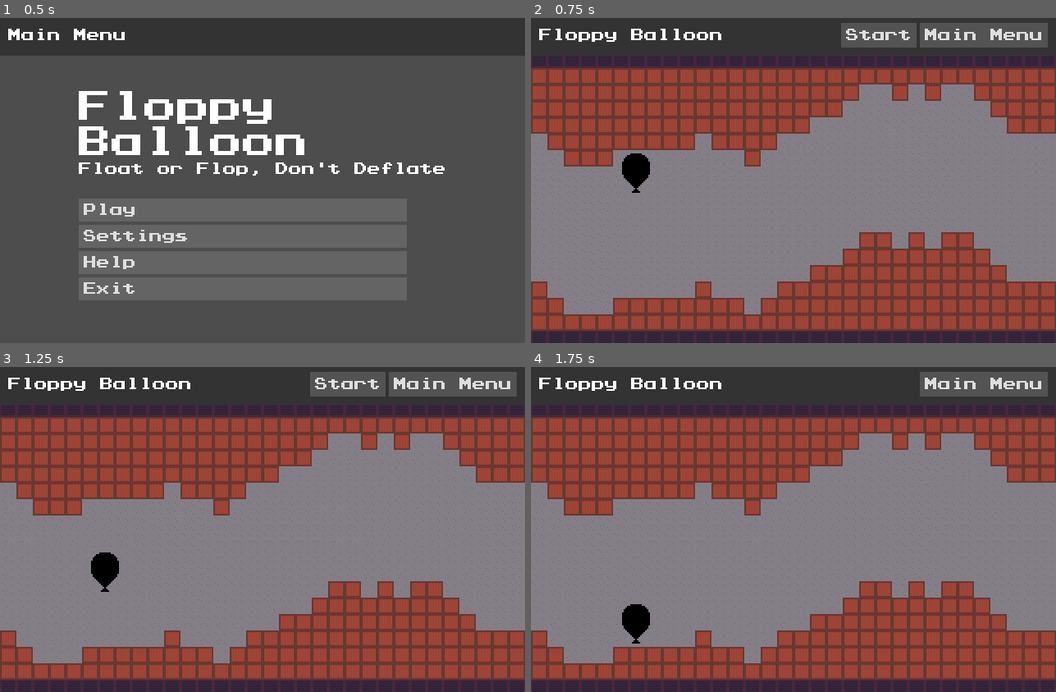
Above: before the commit, frames 1-4 (two rows, left to right).
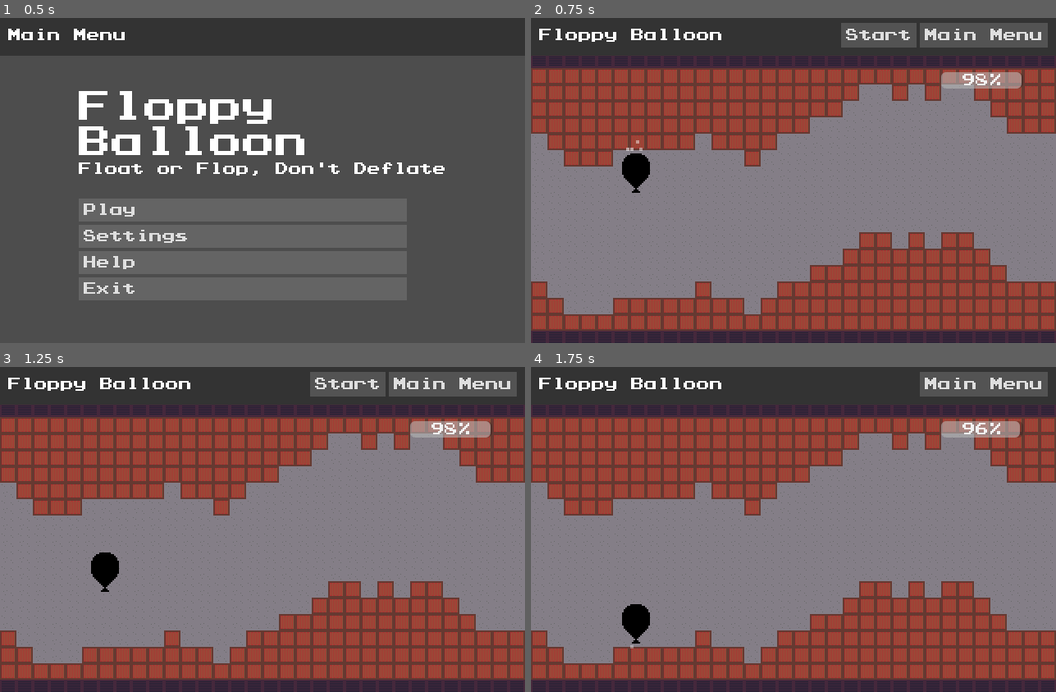
Above: after the commit, the same moments.

Repository: omniuni/Godot_Scroller_Floppy_Balloon
Game: Godot game, scene res://Scenes/screen_menu.tscn
The game is run twice, just before and just after one commit, with the same random seed, the same clock (stepped at 60 frames per second) and the same inputs.
Inputs:
- Up to frame 1 (0.5 s): no input
- Up to frame 2 (0.75 s): click "Play" at 0.5 s
- Up to frame 3 (1.25 s): no input
- Up to frame 4 (1.75 s): click "Start" at 1.25 s

Frame 1 is identical in both runs. In frame 2, 0.8% of the frame differs, in the area x 18-94%, y 16-41%; in frame 3, 0.8%; in frame 4, 0.8%.

Commit message:
Add deflating

Diff:
--- /dev/null
+++ b/Scenes/item_air_escape.tscn
@@ -0,0 +1,29 @@
+[gd_scene load_steps=5 format=3 uid="uid://dx0odw0ldwur6"]
+
+[ext_resource type="Script" uid="uid://ds7r44hmypi86" path="res://Scripts/item_air_escape.gd" id="1_4eekk"]
+
+[sub_resource type="Gradient" id="Gradient_v0q0b"]
+colors = PackedColorArray(1, 1, 1, 1, 1, 1, 1, 1)
+
+[sub_resource type="GradientTexture2D" id="GradientTexture2D_4eekk"]
+gradient = SubResource("Gradient_v0q0b")
+width = 4
+height = 4
+
+[sub_resource type="Gradient" id="Gradient_fhsdc"]
+colors = PackedColorArray(1, 1, 1, 0.815686, 1, 1, 1, 0)
+
+[node name="ItemAirEscape" type="Node2D"]
+script = ExtResource("1_4eekk")
+
+[node name="CPUParticles2D" type="CPUParticles2D" parent="."]
+texture = SubResource("GradientTexture2D_4eekk")
+lifetime = 0.3
+explosiveness = 0.2
+randomness = 0.2
+fixed_fps = 30
+spread = 180.0
+gravity = Vector2(0, 0)
+initial_velocity_min = 10.0
+initial_velocity_max = 100.0
+color_ramp = SubResource("Gradient_fhsdc")
--- a/Scenes/item_balloon.tscn
+++ b/Scenes/item_balloon.tscn
@@ -1,7 +1,8 @@
-[gd_scene load_steps=5 format=3 uid="uid://plijsrh17yxp"]
+[gd_scene load_steps=6 format=3 uid="uid://plijsrh17yxp"]
 
 [ext_resource type="Script" uid="uid://egxp5yvkmnys" path="res://Scripts/item_balloon.gd" id="1_a16fh"]
 [ext_resource type="Texture2D" uid="uid://iro6jsqwmtr2" path="res://Gfx/balloon.png" id="1_igkki"]
+[ext_resource type="Script" uid="uid://cdsj8mmdsu0jt" path="res://Scripts/Components/RigidBody2DX.gd" id="2_a16fh"]
 
 [sub_resource type="PhysicsMaterial" id="PhysicsMaterial_hcw2g"]
 friction = 0.6
@@ -20,7 +21,10 @@
 gravity_scale = 0.3
 center_of_mass_mode = 1
 center_of_mass = Vector2(0, 20)
-max_contacts_reported = 1
+contact_monitor = true
+max_contacts_reported = 3
+script = ExtResource("2_a16fh")
+metadata/_custom_type_script = "uid://cdsj8mmdsu0jt"
 
 [node name="Camera2D" type="Camera2D" parent="RigidBodyBalloon"]
 limit_left = 0
@@ -45,4 +49,6 @@
 wait_time = 0.05
 autostart = true
 
+[connection signal="body_entered" from="RigidBodyBalloon" to="." method="_on_rigid_body_balloon_body_entered"]
+[connection signal="body_exited" from="RigidBodyBalloon" to="." method="_on_rigid_body_balloon_body_exited"]
 [connection signal="timeout" from="Debouncer" to="." method="_on_debouncer_timeout"]
--- a/Scenes/screen_main.tscn
+++ b/Scenes/screen_main.tscn
@@ -158,6 +158,13 @@
 offset_right = 640.0
 offset_bottom = 400.0
 
+[node name="ProgressBar" type="ProgressBar" parent="."]
+layout_mode = 0
+offset_left = 500.0
+offset_top = 70.0
+offset_right = 600.0
+offset_bottom = 90.0
+
 [connection signal="body_entered" from="RigidBodyCeiling" to="." method="_on_rigid_body_ceiling_body_entered"]
 [connection signal="body_entered" from="RigidBodyFloor" to="." method="_on_rigid_body_floor_body_entered"]
 [connection signal="On_Secondary_Action" from="BarTop" to="." method="_on_bar_top_on_secondary_action"]
@@ -165,3 +172,6 @@
 [connection signal="body_entered" from="RigidBodyGoalRight" to="." method="_on_rigid_body_goal_right_body_entered"]
 [connection signal="pressed" from="WinPanel/CenterContainer/PanelContainer/MarginContainer/VBoxContainer/ButtonDone" to="." method="_on_button_done_pressed"]
 [connection signal="timeout" from="Timer" to="." method="_on_timer_timeout"]
+[connection signal="balloon_life" from="SubGame/SubViewport/ItemBalloon" to="." method="_on_item_balloon_balloon_life"]
+
+[editable path="SubGame"]
--- /dev/null
+++ b/Scripts/Components/RigidBody2DX.gd
@@ -0,0 +1,11 @@
+class_name RigidBody2DX
+extends RigidBody2D
+
+var _last_known_state: PhysicsDirectBodyState2D
+
+func get_last_known_physics_state() -> PhysicsDirectBodyState2D:
+	return _last_known_state
+
+func _integrate_forces(state: PhysicsDirectBodyState2D) -> void:
+	_last_known_state = state
+	pass
--- /dev/null
+++ b/Scripts/item_air_escape.gd
@@ -0,0 +1,4 @@
+class_name ItemAirEscape
+extends Node2D
+
+@onready var emitter: CPUParticles2D = $CPUParticles2D
--- a/Scripts/item_balloon.gd
+++ b/Scripts/item_balloon.gd
@@ -17,19 +17,29 @@
 @export
 var Max_Velocity_Horizontal: int = 260
 
+@export
+var Max_Life: float = 300
+@export
+var Current_Life: float = 300
+
+signal balloon_life(life: float)
+
 var generator = RandomNumberGenerator.new()
 
 var bump_debounce: int = 0
 var bop_debounce: int = 0
 
 @onready
-var body: RigidBody2D = $RigidBodyBalloon
+var balloon_container: Node2D = $"."
+@onready
+var balloon_body: RigidBody2D = $RigidBodyBalloon
 @onready
 var balloon: Sprite2D = $RigidBodyBalloon/Balloon
 
 func _ready() -> void:
 	balloon.self_modulate = GameSettings.Color_P1
 	generator.seed = GameSettings.Seed
+	balloon_life.emit(snapped(Current_Life/Max_Life, 0.01)*100)
 	pass
 
 func _input(event: InputEvent) -> void:
@@ -41,25 +51,24 @@
 	pass
 
 func do_bump(event: InputEvent):
-	var horizontal_velocity = body.linear_velocity.x
+	var horizontal_velocity = balloon_body.linear_velocity.x
 	var difference = Max_Velocity_Horizontal-horizontal_velocity
 	var scale_down = difference/Max_Velocity_Horizontal
 	if scale_down > 1:
 		scale_down = 1
 	if not event.is_echo() and not event.is_released():
 		print("Big Bump!")
-		body.apply_central_impulse(Vector2i(Bump_Horizontal*scale_down,Bump_Vertical*-1))
+		balloon_body.apply_central_impulse(Vector2i(Bump_Horizontal*scale_down,Bump_Vertical*-1))
 		bump_debounce=Debounce_Rough_Msec*Debounce_Msec_Multiplier
 	if event.is_echo() and bump_debounce == 0:
 		print("Little Bump!")
-		body.apply_central_impulse(Vector2i(Bump_Horizontal*scale_down,-1*Bump_Vertical*Hit_Ratio))
+		balloon_body.apply_central_impulse(Vector2i(Bump_Horizontal*scale_down,-1*Bump_Vertical*Hit_Ratio))
 		bump_debounce=Debounce_Rough_Msec*generator.randi_range(1,Debounce_Msec_Multiplier)
 	pass
 
 func do_bop(event: InputEvent):
 
 	pass
-
 
 func _on_debouncer_timeout() -> void:
 	if bump_debounce > 0:
@@ -70,4 +79,48 @@
 		bop_debounce-=50
 	if bop_debounce < 0:
 		bop_debounce = 0
+	if is_deflating:
+		Current_Life-=1
+		balloon_life.emit(snapped(Current_Life/Max_Life, 0.01)*100)
 	pass
+
+var air: Resource = preload("res://Scenes/item_air_escape.tscn")
+var airs: Array[ItemAirEscape]
+var is_deflating: bool = false
+
+func _on_rigid_body_balloon_body_entered(body: Node) -> void:
+	var state: PhysicsDirectBodyState2D = balloon_body.get_last_known_physics_state()
+	var active_collisions: int = state.get_contact_count()
+	print("Body entered, active collisions: "+str(active_collisions))
+	for i in range(active_collisions):
+		var local_collision_point = balloon_body.to_local(state.get_contact_local_position(i))
+		print("collided at: "+str(local_collision_point))
+		if airs.size() > i:
+			airs[i].position = local_collision_point
+			airs[i].emitter.emitting = true
+		else:
+			var new_air: ItemAirEscape = air.instantiate()
+			new_air.global_position = local_collision_point
+			airs.append(new_air)
+			balloon_body.add_child(new_air)
+		if airs.size() > active_collisions:
+			airs.resize(active_collisions)
+		if active_collisions > 0:
+			if not is_deflating:
+				Current_Life-=5
+				balloon_life.emit(snapped(Current_Life/Max_Life, 0.01)*100)
+			is_deflating = true
+		else:
+			is_deflating = false
+	pass
+
+func request_life():
+	balloon_life.emit(snapped(Current_Life/Max_Life, 0.01)*100)
+	pass
+
+func _on_rigid_body_balloon_body_exited(body: Node) -> void:
+	print("body exited")
+	for item: ItemAirEscape in airs:
+		item.emitter.emitting = false
+	is_deflating = false
+	pass
--- a/Scripts/screen_main.gd
+++ b/Scripts/screen_main.gd
@@ -10,13 +10,15 @@
 @onready var ui_count_panel: Panel = $CountPanel
 @onready var ui_count_panel_label: Label = $CountPanel/Label
 
-var current_ball: ItemBalloon = null
+@onready var ui_life_progress: ProgressBar = $ProgressBar
+@onready var balloon = $SubGame/SubViewport/ItemBalloon
 
 var add_ball_in: int = 0
 
 func _ready():
 	GameSettings.apply_custom_key_bindings()
 	init_ui()
+	balloon.request_life()
 	pass
 
 func _input(event: InputEvent) -> void:
@@ -29,7 +31,10 @@
 	pass
 
 func _on_bar_top_on_secondary_action() -> void:
-	if current_ball == null and add_ball_in == 0:
-		add_ball_in = 4
 	menu_bar.Action_Two = ""
 	pass
+
+func _on_item_balloon_balloon_life(life: float) -> void:
+	if ui_life_progress is Node:
+		ui_life_progress.value = life
+	pass
Not shown, added: Scripts/Components/RigidBody2DX.gd.uid
Not shown, added: Scripts/item_air_escape.gd.uid
